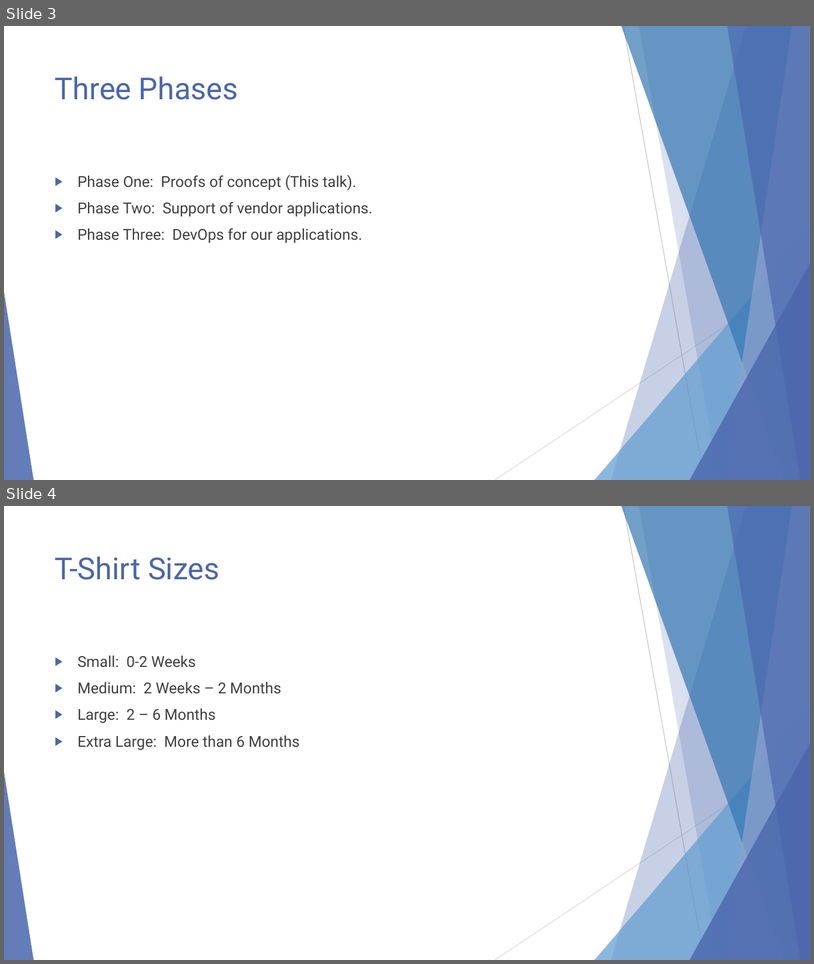
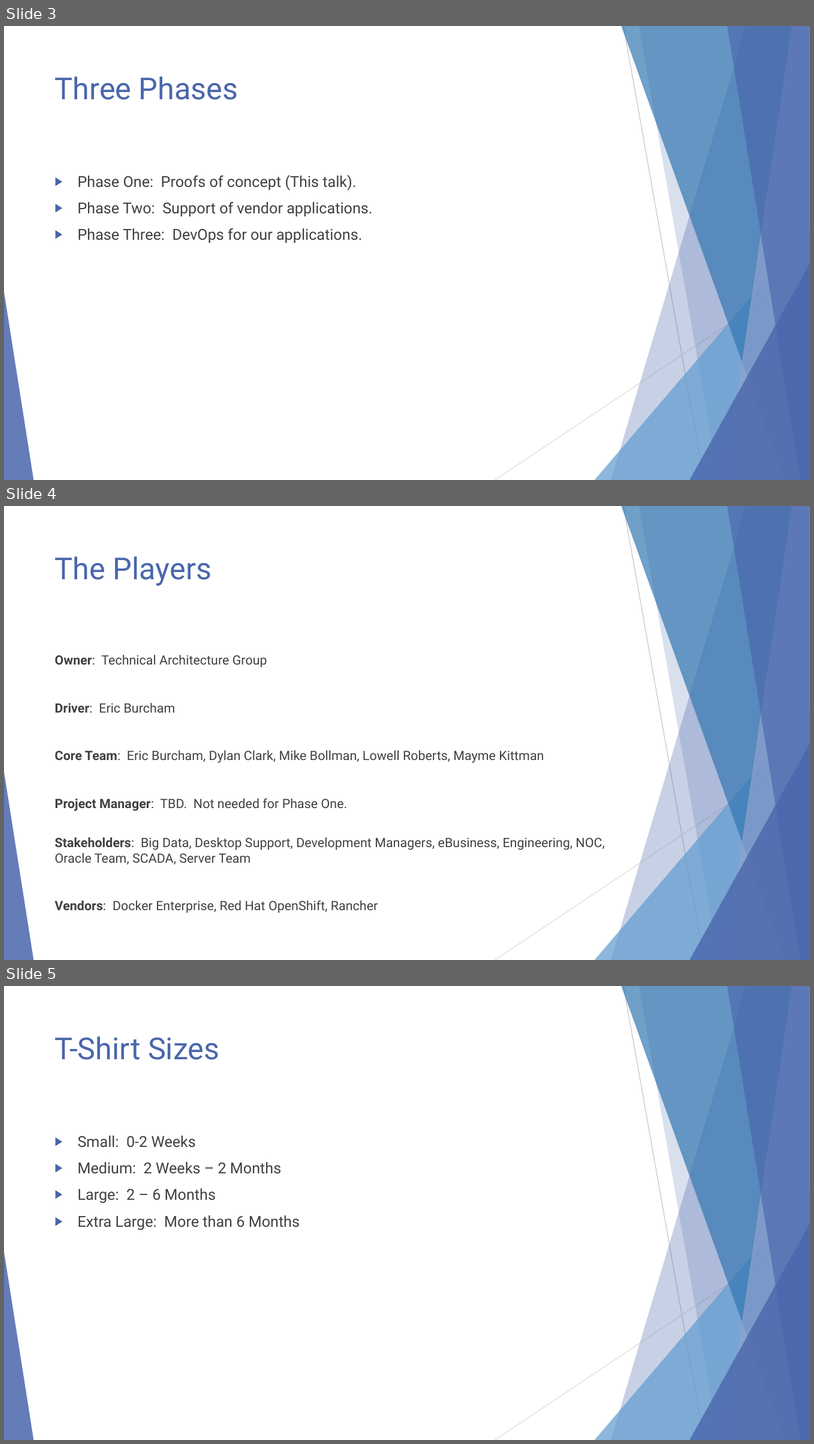
Before and after one commit to EnterpriseProductsLP/docker-straw-man, a slide deck: presentation.pptx. Shown one above the other, each under a label of ours: slides 3 and 4 before the commit, slides 3, 4 and 5 after it. The pictures are 814x964 and 814x1444 pixels, drawn with LibreOffice and Linux fonts; fonts in the diff are those of the drawing. Boxes give left, top, right and bottom in pixels: in the first picture for what was removed or moved away, otherwise in the second. Text is boxed around its words. In the diff, an @@ line names an element or a change of style, - is before the commit and + after.

```diff
--- a/presentation.pptx
+++ b/presentation.pptx
@@ slide 4 added at (4,506,810,960), background #FFFFFF; not listed: 10 template elements that a slide beside it also shows @@
@@ title added at (55,556,212,586), 36 pt, text #4A66AC @@
+The Players
@@ text added at (55,655,605,913), 15.3 pt, text #404040 @@
+Owner: Technical Architecture Group
+Driver: Eric Burcham
+Core Team: Eric Burcham, Dylan Clark, Mike Bollman, Lowell Roberts, Mayme Kittman
+Project Manager: TBD. Not needed for Phase One.
+Stakeholders: Big Data, Desktop Support, Development Managers, eBusiness, Engineering, NOC, Oracle Team, SCADA, Server Team
+Vendors: Docker Enterprise, Red Hat OpenShift, Rancher
@@ what was slide 4 is now slide 5 @@
```
Also in this commit, not shown: 3 slides changed, 11 other slides added.
